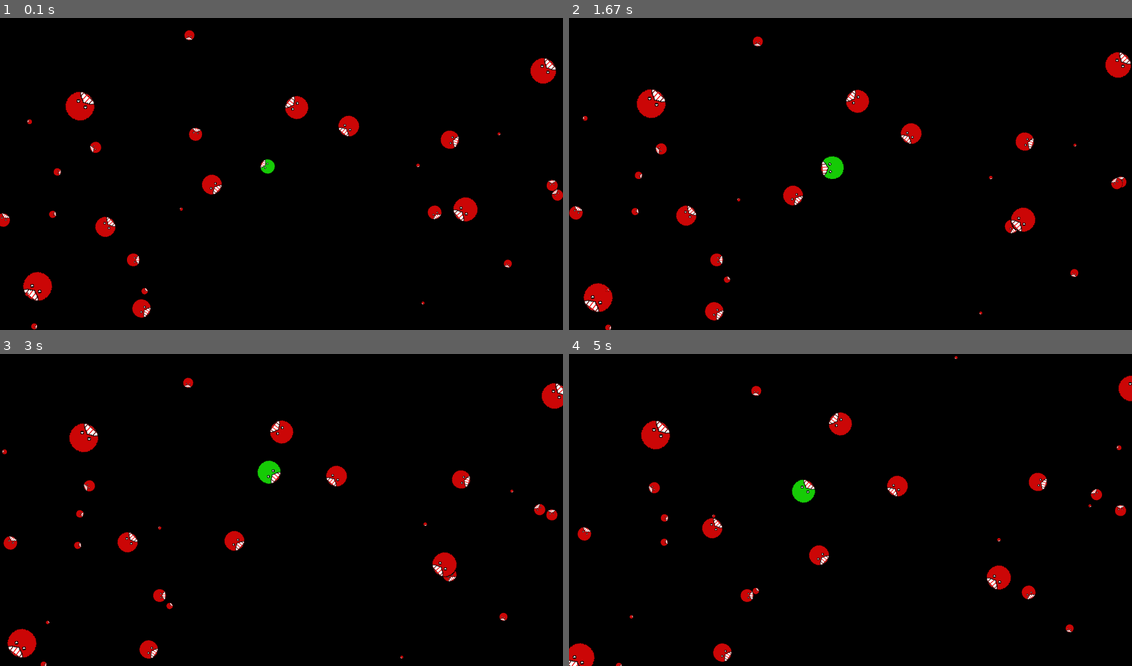
Above: before the commit, frames 1-4 (two rows, left to right).
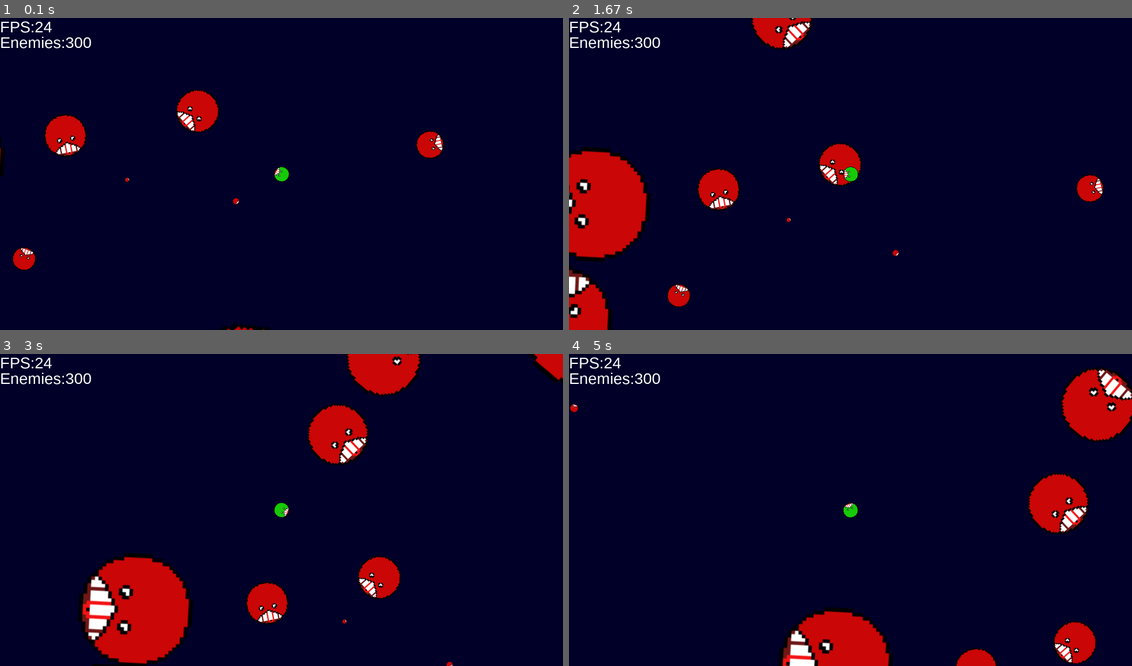
Above: after the commit, the same moments.

Repository: getb1/absorber_game
Game: pygame game, started from src/main.py
Two runs of this game, one before a commit and one after it. Both use one fixed random seed, a clock stepped at 60 frames per second and the inputs below.
Inputs (mouse positions are in pixels of both pictures, inside the frame that each line leads up to):
- Up to frame 1 (0.1 s): no input
- Up to frame 2 (1.67 s): hold Right 0.33-0.8 s; move the mouse to (827, 186) at 0.37 s; hold Up 1-1.3 s; move the mouse to (1030, 164) at 1.03 s; hold Right from 1.33 s (still down); move the mouse to (715, 177) at 1.37 s
- Up to frame 3 (3 s): release Right at 1.8 s; hold Left 1.83-2.37 s; move the mouse to (106, 463) at 1.87 s; hold Down 2.4-2.7 s; move the mouse to (365, 400) at 2.43 s; hold Left from 2.73 s (still down); move the mouse to (349, 538) at 2.77 s
- Up to frame 4 (5 s): release Left at 3.13 s; hold Up 3.17-3.53 s; move the mouse to (861, 403) at 3.2 s; hold Right 3.57-4.2 s; move the mouse to (647, 500) at 3.6 s; hold Down 4.23-4.6 s; move the mouse to (856, 544) at 4.27 s; hold Left from 4.63 s (still down); move the mouse to (833, 456) at 4.67 s

The runs differ from the first frame. In frame 1, 100% of the frame differs, in the area x 0-100%, y 0-100%; in frame 2, 99%; in frame 3, 98%; in frame 4, 99%.

Commit message:
Update main.py

Diff:
--- a/src/main.py
+++ b/src/main.py
@@ -5,6 +5,8 @@
 
 SCREEN_SIZE_W = 1800
 SCREEN_SIZE_H = 1000
+
+WORLD_SIZE = 10_000
 
 screenSize(SCREEN_SIZE_W,SCREEN_SIZE_H)
 setBackgroundColour("black")
@@ -42,7 +44,7 @@
         for image in images:
             addSpriteImage(self.sprite,image)
 
-    def move(self):
+    def move(self,player):
 
         now = clock()
 
@@ -52,10 +54,27 @@
             self.last_anim = now
 
 
-        self.x = (self.x+self.velocity_x)%SCREEN_SIZE_W
-        self.y = (self.y+self.velocity_y)%SCREEN_SIZE_H
+        self.x = (self.x+self.velocity_x)%WORLD_SIZE
+        self.y = (self.y+self.velocity_y)%WORLD_SIZE
 
-        moveSprite(self.sprite,self.x,self.y,centre=True)
+        screen_max_x = player.x+SCREEN_SIZE_W//2
+        screen_min_x = player.x-SCREEN_SIZE_W//2
+
+        screen_max_y = player.y+SCREEN_SIZE_H//2
+        screen_min_y = player.y-SCREEN_SIZE_H//2
+
+        #print(f"x:{screen_max_x}, y:{screen_max_y}")
+
+
+
+        screen_pos_x = (self.x-player.x)+SCREEN_SIZE_W//2
+        screen_pos_y = (self.y-player.y)+SCREEN_SIZE_H//2
+
+        showSprite(self.sprite)
+        moveSprite(self.sprite,screen_pos_x,screen_pos_y,True)
+
+
+
 
 class Player(Creature):
 
@@ -64,18 +83,25 @@
 
         self.max_speed = 15
         self.alive = 1
+        self.invulnerable = True
+        self.invulnerability_period = 3000
+        self.start = clock()
+        print(self.start)
+        moveSprite(self.sprite,SCREEN_SIZE_W//2,SCREEN_SIZE_H//2,True)
 
     def move(self,creatures):
-
 
 
         mouse_x = mouseX()
         mouse_y = mouseY()
 
-        diff_x = mouse_x-self.x
-        diff_y = mouse_y-self.y
+        diff_x = mouse_x-SCREEN_SIZE_W//2
+        diff_y = mouse_y-SCREEN_SIZE_H//2
         dist = math.sqrt(diff_x**2 + diff_y**2)
         self.speed = dist/200 * 10
+
+        if self.invulnerable and clock()-self.start>=self.invulnerability_period:
+            self.invulnerable = False
 
 
 
@@ -88,41 +114,71 @@
         else:
             self.angle_deg = 90 if diff_y>0 else -90
 
+
+
         self.velocity_x = math.cos(math.radians(self.angle_deg)) * self.speed
         self.velocity_y = math.sin(math.radians(self.angle_deg)) * self.speed
 
+
         transformSprite(self.sprite,self.angle_deg,self.size/100)
-        super().move()
+        #super().move(False)
+
+        self.x=(self.x+self.velocity_x)%WORLD_SIZE
+        self.y=(self.y+self.velocity_y)%WORLD_SIZE
 
         for c in creatures:
             if touching(self.sprite,c.sprite):
-                if self.size>c.size:
-                    print("Nom",random.randint(100,10000))
+                if self.size>=c.size:
+
                     creatures.remove(c)
                     self.size+=15
                     hideSprite(c.sprite)
-                elif self.size<c.size:
+                elif self.size<c.size and not self.invulnerable:
 
                     print("DEAD")
+                    return False
 
+        return True
+def draw_boundary(player,fps,num):
+    clearShapes()
+    drawRect(SCREEN_SIZE_W//2-player.x,SCREEN_SIZE_H//2-player.y,WORLD_SIZE,WORLD_SIZE,(0,0,40),0)
+    drawRect(SCREEN_SIZE_W//2-player.x,SCREEN_SIZE_H//2-player.y,WORLD_SIZE,WORLD_SIZE,(255,255,255),5)
 
-
+    changeLabel(fps_label,f"FPS:{fps}")
+    changeLabel(enemies_label,f"Enemies:{num}")
+    showLabel(fps_label)
+    showLabel(enemies_label)
 
 
 setAutoUpdate(False)
 enemies = []
-for i in range(30):
-    enemies.append(Creature(random.randint(0,SCREEN_SIZE_W),random.randint(0,SCREEN_SIZE_H), "Image_Files/sprite_0.png", random.randint(10,100)))
+for i in range(150):
+    enemies.append(Creature(random.randint(0,WORLD_SIZE),random.randint(0,WORLD_SIZE), "Image_Files/sprite_0.png", random.randint(100,500)))
+    enemies.append(Creature(random.randint(0,WORLD_SIZE),random.randint(0,WORLD_SIZE), "Image_Files/sprite_0.png", random.randint(1,100)))
     enemies[-1].add_images(["Image_Files/sprite_1.png","Image_Files/sprite_2.png","Image_Files/sprite_3.png"])
 
-player = Player(900,500,"Image_Files/sprite_4.png",50)
+player = Player(WORLD_SIZE//2,WORLD_SIZE//2,"Image_Files/sprite_4.png",50)
+FPS = 0
 
+fps_label=makeLabel(f"FPS:{FPS}",50,0,0,fontColour="white")
+enemies_label=makeLabel(f"Enemies:{len(enemies)}",50,0,50,fontColour="white")
+showLabel(fps_label)
+
+last = clock()
 while True:
+
     for e in enemies:
-        e.move()
-    tick(30)
+
+        e.move(player)
+    tick(24)
+    time_taken=clock()-last
+
+    last=clock()
+    print(time_taken)
+    draw_boundary(player,round(1/(time_taken/1000)),len(enemies))
     updateDisplay()
-    player.move(enemies)
+    if not player.move(enemies):
+        break
 
 
 
